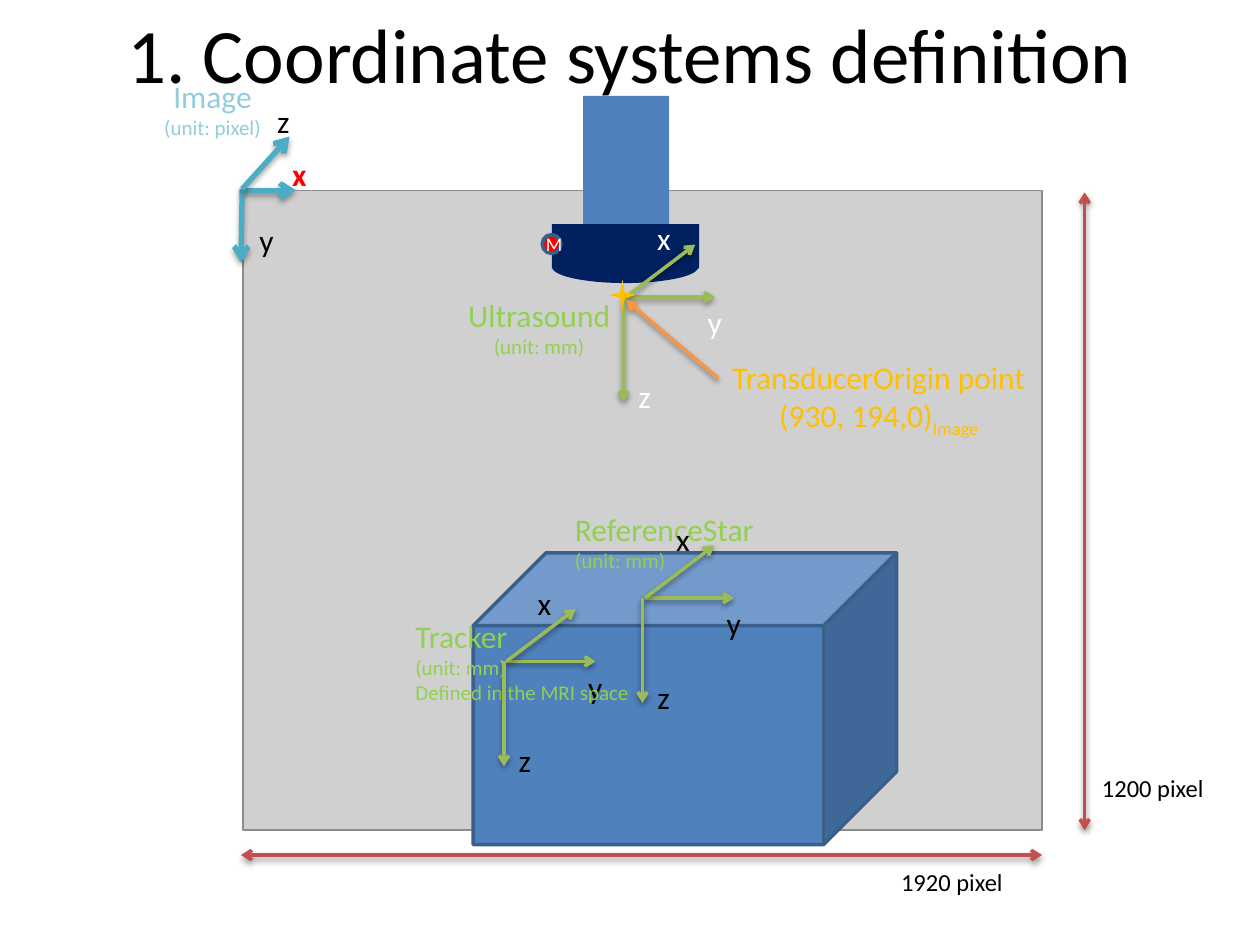
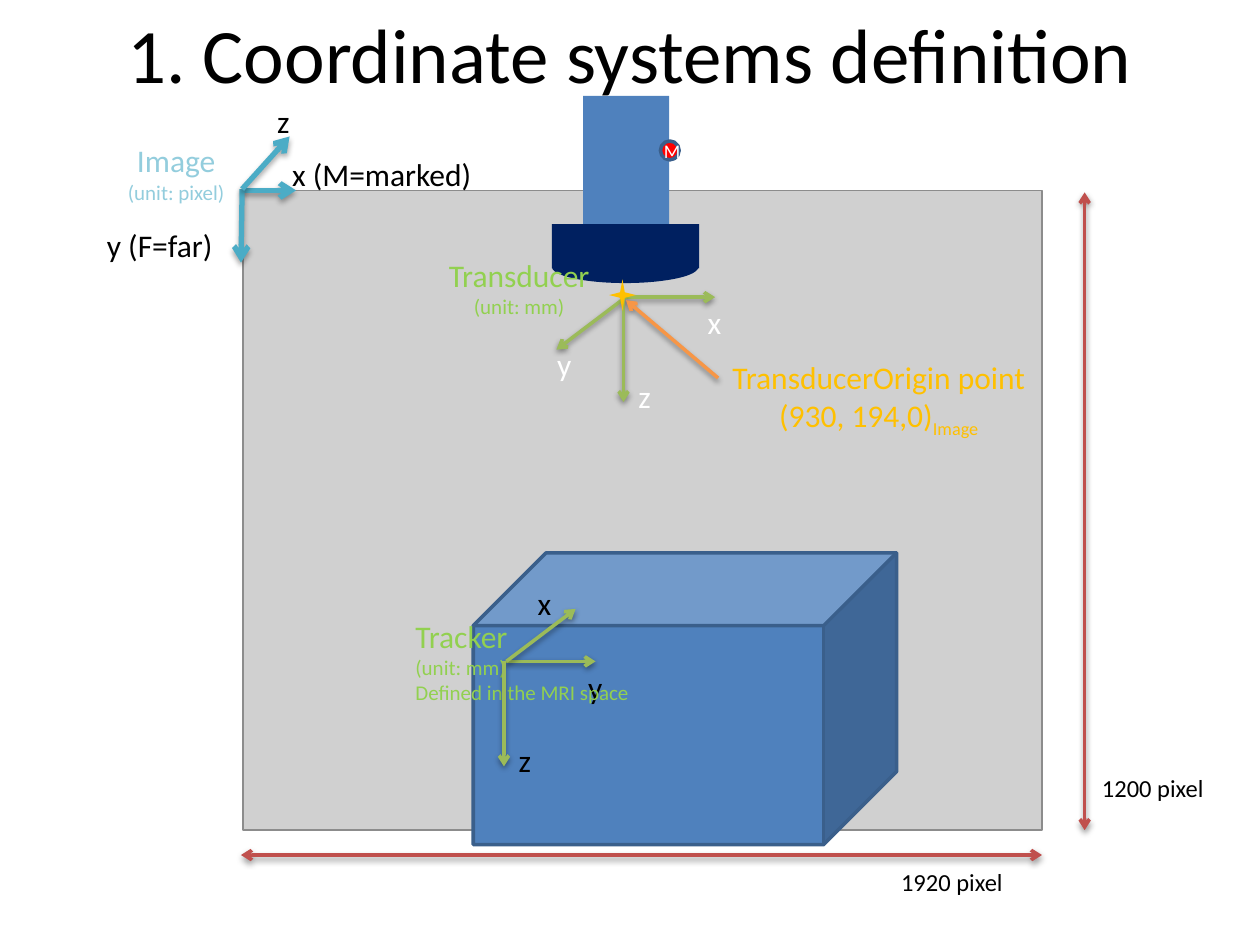
Before and after one commit to PlusToolkit/PlusDoc, a slide deck: slide 2 of tutorials/TransducerToProbeTransformComputation.pptx. Drawn at 1260x945 pixels with LibreOffice and Linux fonts; fonts in the diff are those of the drawing; grey boxes stand for pictures. Boxes give left, top, right and bottom in pixels: in the first picture for what was removed or moved away, otherwise in the second. Text is boxed around its words. In the diff, an @@ line names an element or a change of style, - is before the commit and + after.

Commit message:
re #712: Made TransducerToProbe transformation computation more clear (committed missed changes)

```diff
--- a/tutorials/TransducerToProbeTransformComputation.pptx
+++ b/tutorials/TransducerToProbeTransformComputation.pptx
@@ text "Image" rewrapped from [164,81,261,139] to [128,152,224,204] @@
@@ ellipse "M": place and size @@
-ellipse "M" at [542,234,561,253]
+ellipse "M" at [660,141,679,160]
@@ text at [292,163,471,193]: text changed; text colour #FF0000 to #000000; bold off @@
-x
+x (M=marked)
@@ text at [107,234,212,262]: text changed @@
-y
+y (F=far)
@@ text "Transducer": place and size @@
-text "Transducer" at [468,305,610,357]
+text "Transducer" at [449,261,590,317]
@@ text at [449,261,590,287]: text changed @@
-Ultrasound
+Transducer
@@ arrow moved from (626, 297) - (696, 244) to (626, 297) - (557, 349) @@
@@ text "x": place and size @@
-text "x" at [657,235,671,250]
+text "x" at [708,319,722,334]
@@ text "y" rewrapped from [708,319,722,339] to [557,350,571,381] @@
@@ group removed at [575,519,754,709]: 4 texts, 3 arrows @@
-y
-ReferenceStar
-(unit: mm)
-z
-x
```
Also in this commit, not shown: 3 other slides changed.
